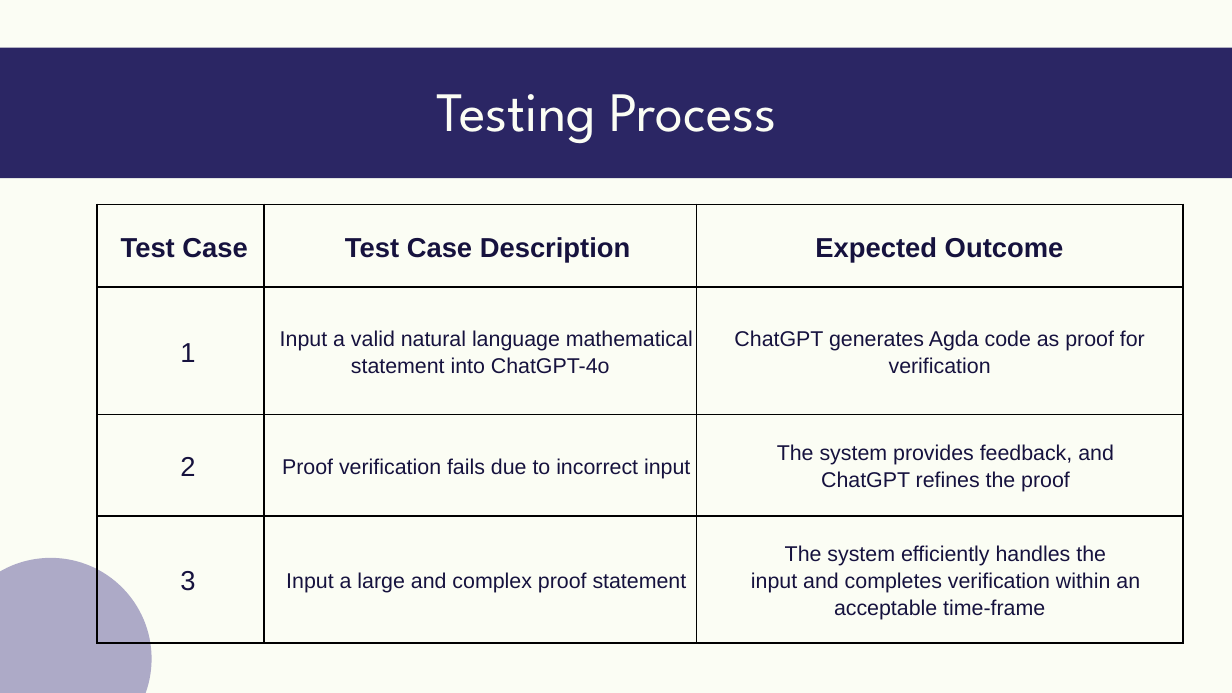
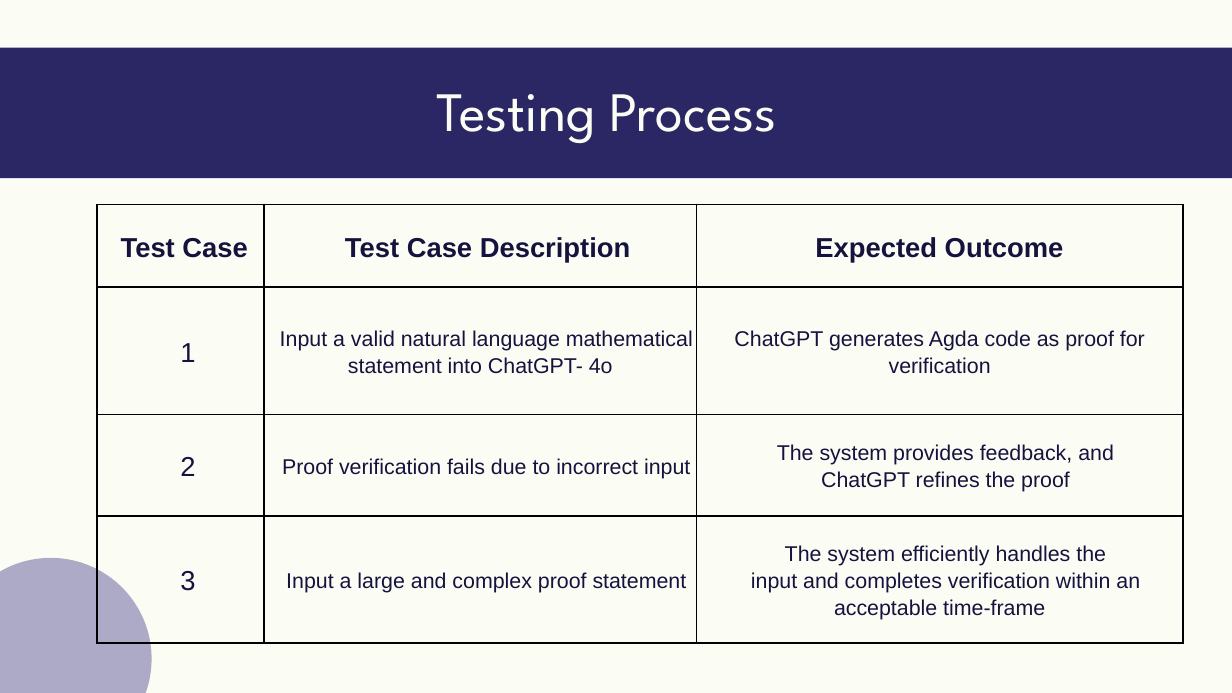
Before and after one commit to daniarmag/ProofVerifier, a slide deck: slide 14 of docs/Phase B/Interactive_Mathematical_Proof_Verification_System_Presentation.pptx. Drawn at 1232x693 pixels with LibreOffice and Linux fonts; fonts in the diff are those of the drawing. Boxes give left, top, right and bottom in pixels: in the first picture for what was removed or moved away, otherwise in the second. Text is boxed around its words. In the diff, an @@ line names an element or a change of style, - is before the commit and + after.

```diff
--- a/docs/Phase B/Interactive_Mathematical_Proof_Verification_System_Presentation.pptx
+++ b/docs/Phase B/Interactive_Mathematical_Proof_Verification_System_Presentation.pptx
@@ table at (97,205,1183,643) @@
-row 2, column 2: Input a valid natural language mathematical statement into ChatGPT-4o
+row 2, column 2: Input a valid natural language mathematical statement into ChatGPT- 4o
```
Also in this commit, not shown: 3 other slides changed, 2 other files.
